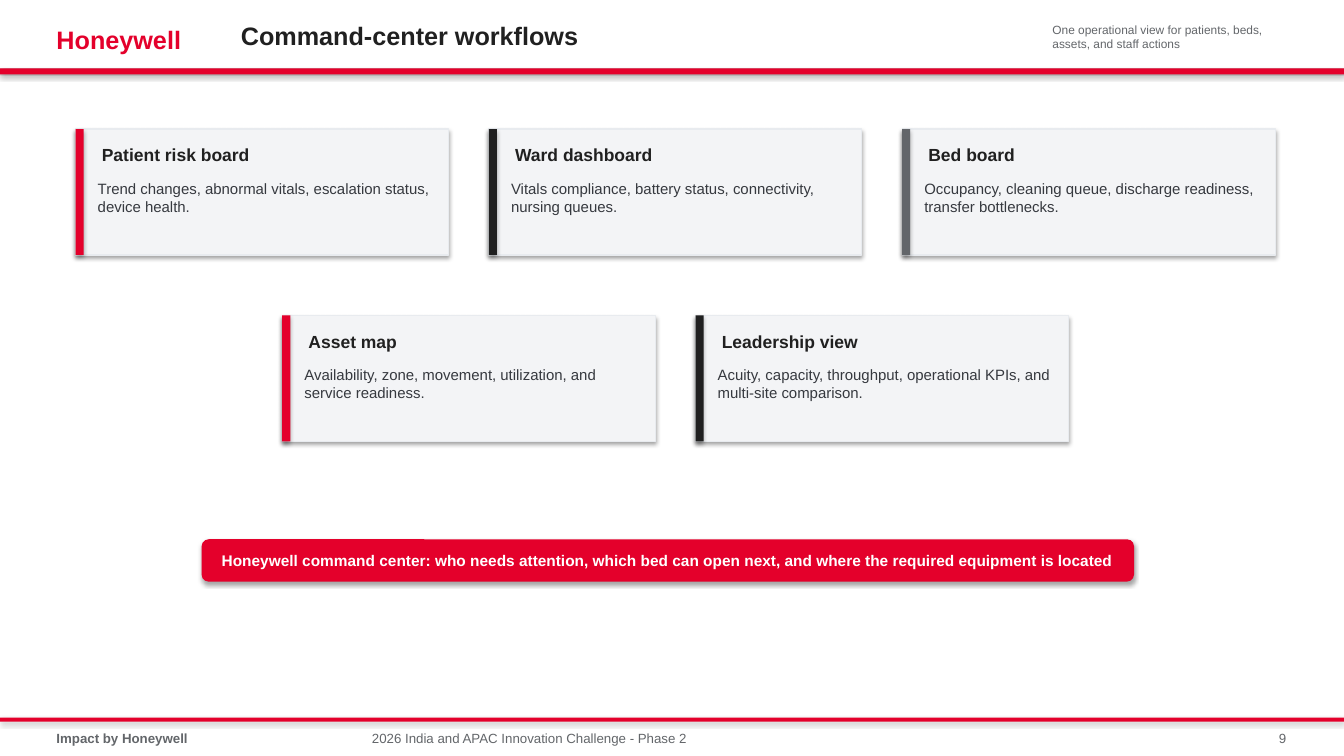
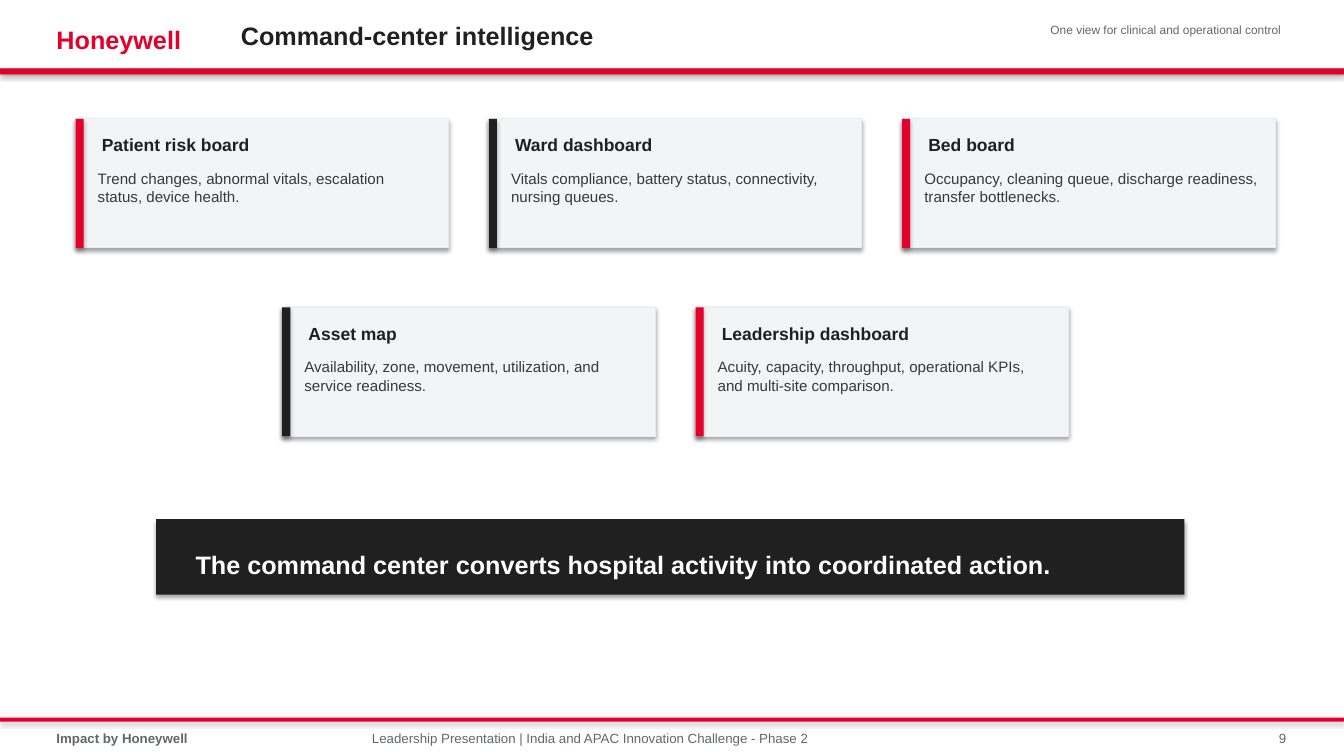
Before and after one commit to shyamnexus/HON_WSP_Innovation_Challenge, a slide deck: slide 9 of India_APAC_Innovation_Challenge_Phase2_Connected_Care_Platform.pptx. Drawn at 1344x756 pixels with LibreOffice and Linux fonts; fonts in the diff are those of the drawing. Boxes give left, top, right and bottom in pixels: in the first picture for what was removed or moved away, otherwise in the second. Text is boxed around its words. In the diff, an @@ line names an element or a change of style, - is before the commit and + after.

```diff
--- a/India_APAC_Innovation_Challenge_Phase2_Connected_Care_Platform.pptx
+++ b/India_APAC_Innovation_Challenge_Phase2_Connected_Care_Platform.pptx
@@ text at (x1=241, y1=26, x2=594, y2=51): text changed @@
-Command-center workflows
+Command-center intelligence
@@ text at (x1=1050, y1=25, x2=1281, y2=36): text changed @@
-One operational view for patients, beds, assets, and staff actions
+One view for clinical and operational control
@@ 10 rectangles, 9 texts moved together from (x1=76, y1=129, x2=1275, y2=442) to (x1=76, y1=119, x2=1275, y2=437) @@
@@ rectangle at (x1=902, y1=119, x2=910, y2=248): fill #63666A to #E4002B @@
@@ size 10.7 to 10.8 pt in 5 elements at (x1=304, y1=361, x2=599, y2=391), (x1=718, y1=361, x2=1024, y2=394), (x1=98, y1=173, x2=384, y2=204), (x1=511, y1=173, x2=818, y2=205), (x1=924, y1=173, x2=1258, y2=202) @@
@@ rectangle at (x1=282, y1=308, x2=290, y2=437): fill #E4002B to #202020 @@
@@ rectangle at (x1=696, y1=308, x2=704, y2=437): fill #202020 to #E4002B @@
@@ text at (x1=722, y1=327, x2=909, y2=344): text changed @@
-Leadership view
+Leadership dashboard
@@ rectangle resized from (x1=202, y1=539, x2=1134, y2=582) to (x1=156, y1=519, x2=1185, y2=595) @@
@@ rectangle at (x1=156, y1=519, x2=1185, y2=595): rounded rectangle to rectangle; fill #E4002B to #202020 @@
@@ text added at (x1=196, y1=555, x2=1050, y2=580), 18 pt, text #FFFFFF, bold @@
+The command center converts hospital activity into coordinated action.
@@ text in rectangle at (x1=222, y1=555, x2=1112, y2=570): text removed @@
-Honeywell command center: who needs attention, which bed can open next, and where the required equipment is located
@@ text at (x1=372, y1=733, x2=808, y2=746): text changed @@
-2026 India and APAC Innovation Challenge - Phase 2
+Leadership Presentation | India and APAC Innovation Challenge - Phase 2
```
Also in this commit, not shown: 8 other slides changed, 5 slides added, 5 slides removed, 1 other file.
